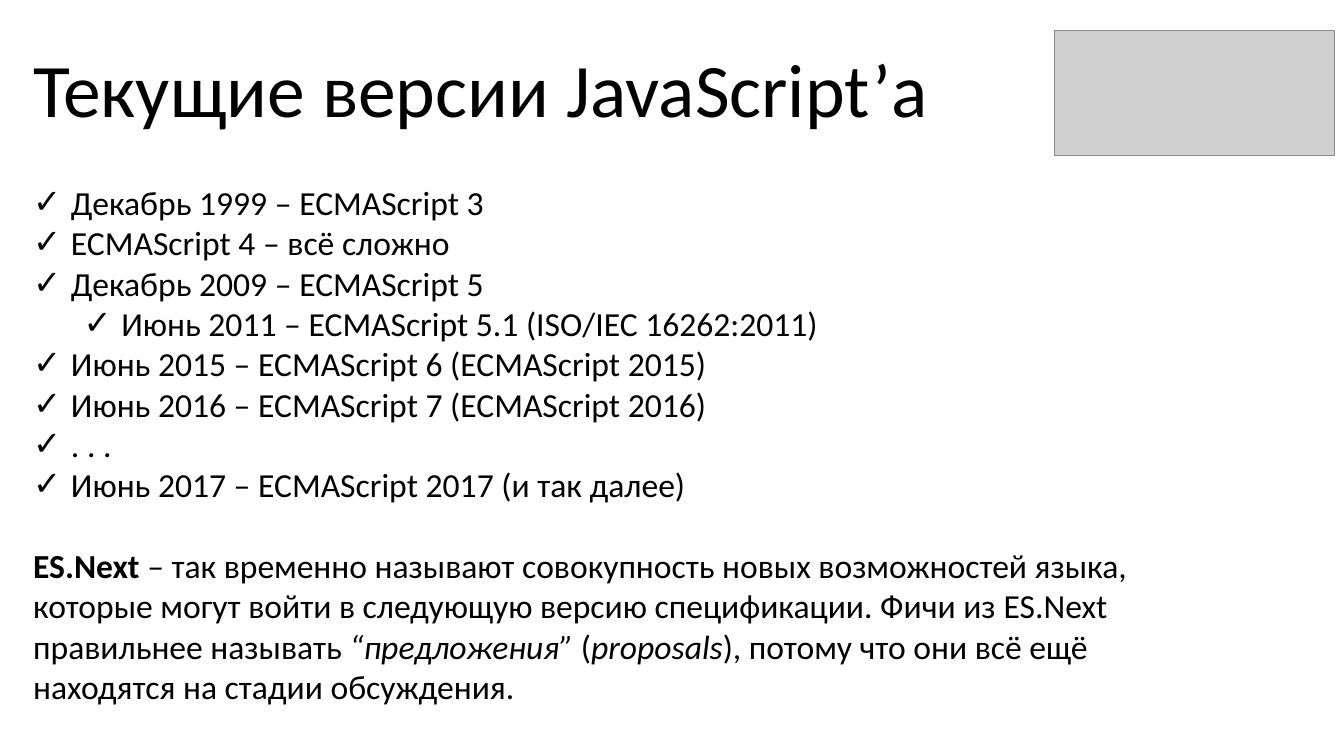
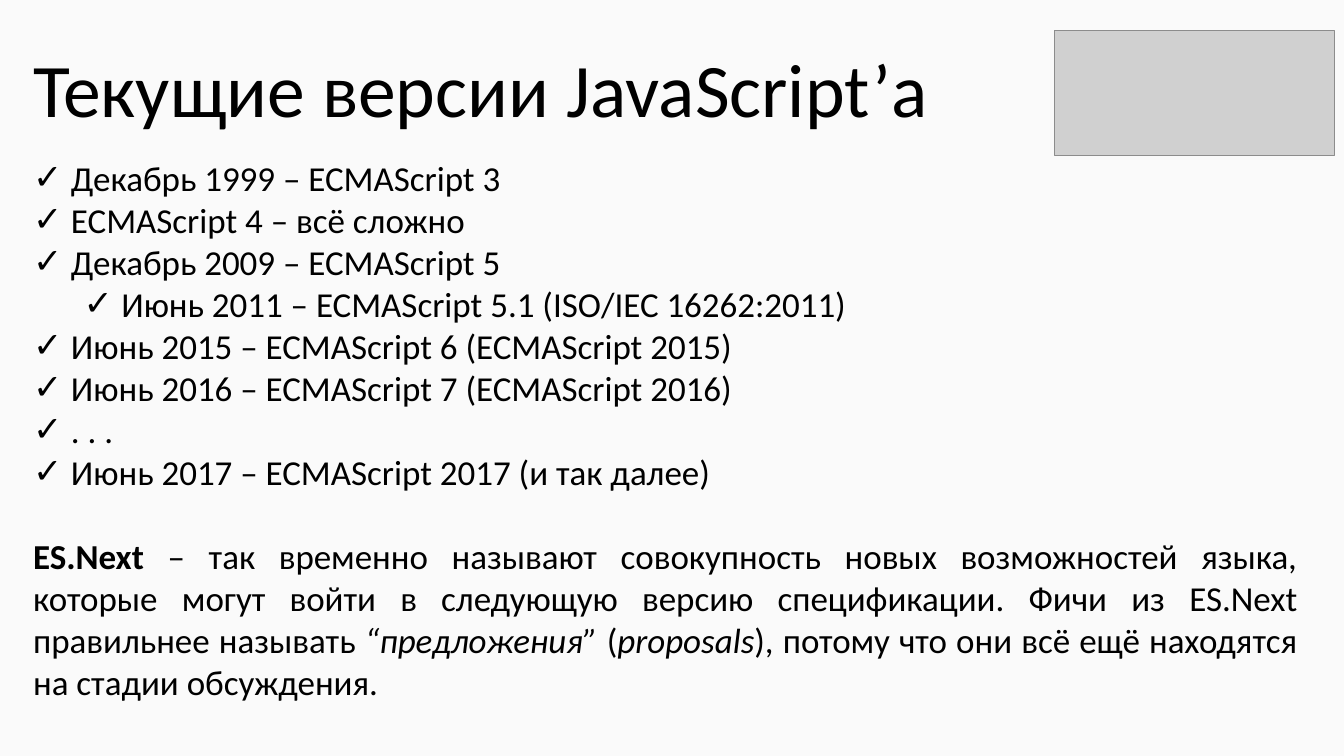
Before and after one commit to KOPTE3/modern-es, a slide deck: slide 59 of Modern ES.pptx (slide 55 before the commit). Drawn at 1344x756 pixels with LibreOffice and Linux fonts; fonts in the diff are those of the drawing; grey boxes stand for pictures. Boxes give left, top, right and bottom in pixels: in the first picture for what was removed or moved away, otherwise in the second. Text is boxed around its words. In the diff, an @@ line names an element or a change of style, - is before the commit and + after.

```diff
--- a/Modern ES.pptx
+++ b/Modern ES.pptx
@@ background #FFFFFF to #FAFAFA @@
@@ text "Декабрь 1999 – ECMAScript 3": place and size @@
-text "Декабрь 1999 – ECMAScript 3" at (33,192,1127,705)
+text "Декабрь 1999 – ECMAScript 3" at (33,167,1297,701)
@@ text "Декабрь 1999 – ECMAScript 3" at (33,167,1297,701): size 24 to 25 pt; alignment left to justified @@
```
Also in this commit, not shown: 47 other slides changed, 15 slides added, 11 slides removed, 46 other files.
